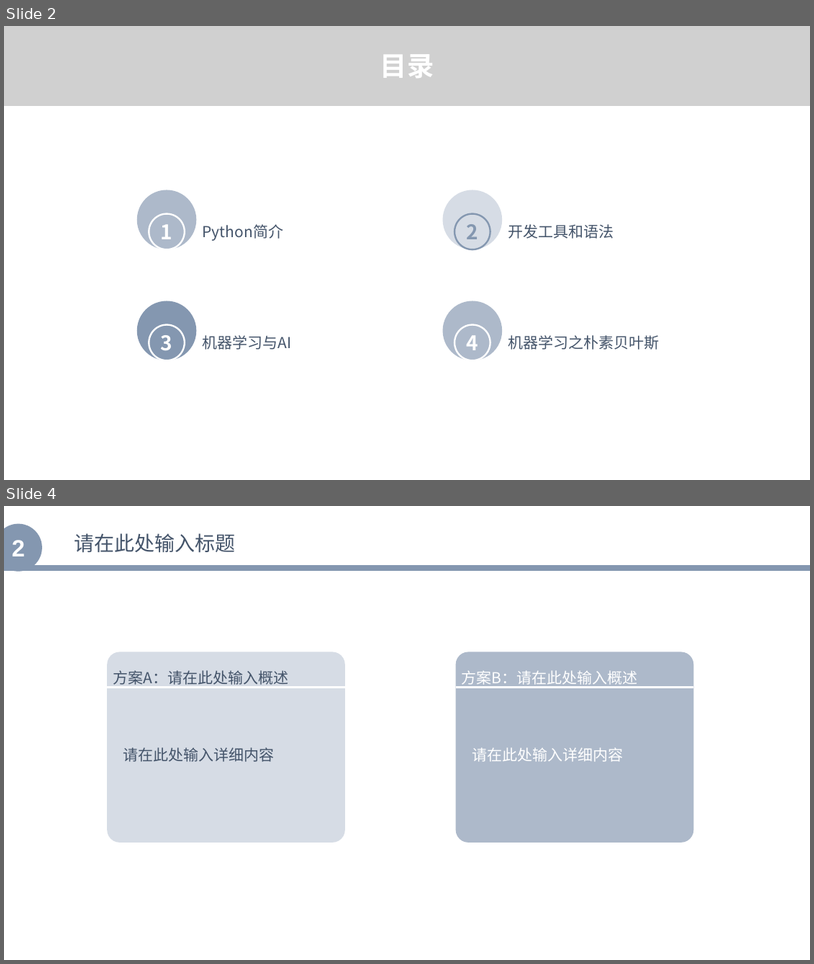
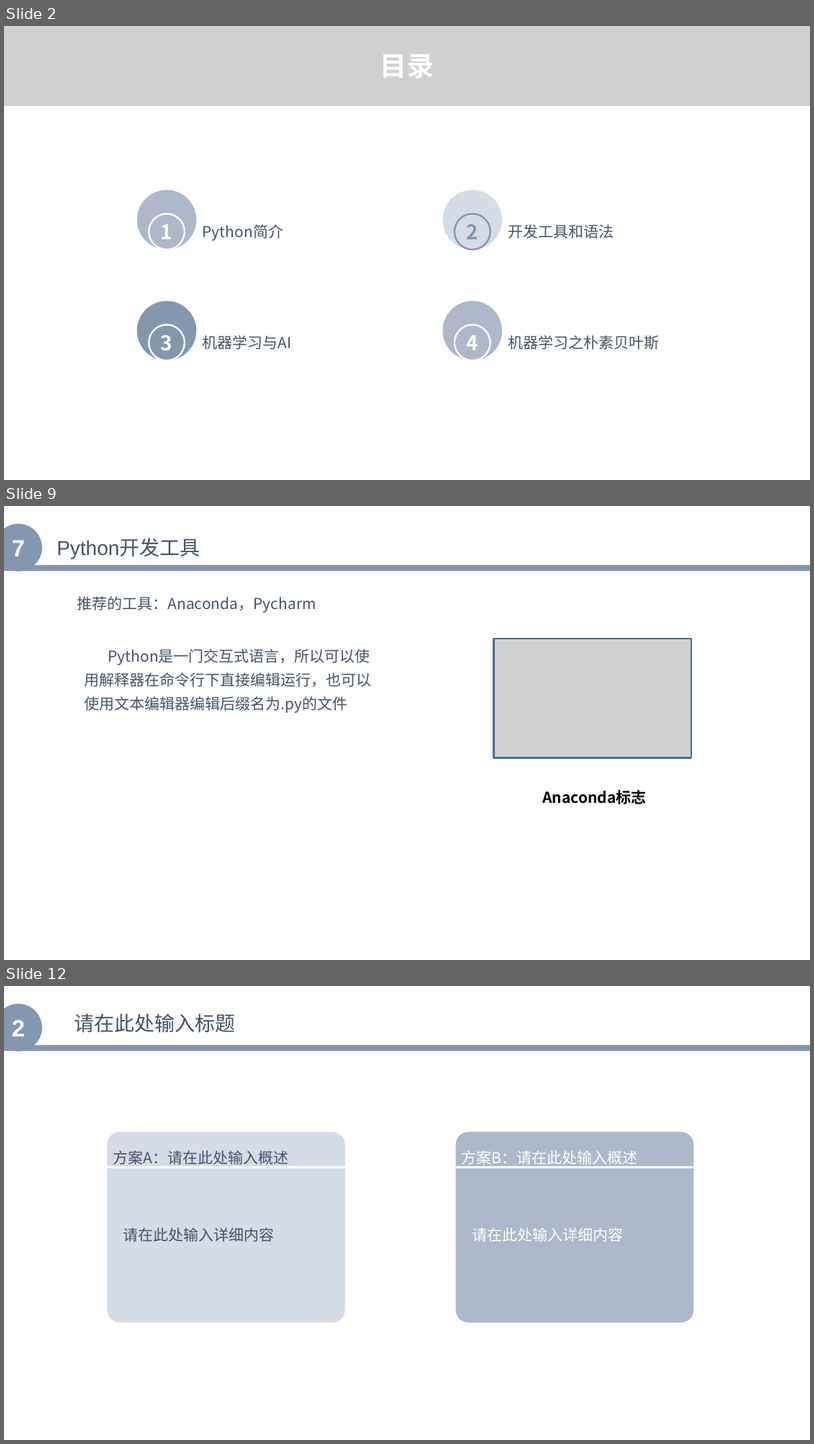
Before and after one commit to zhenglibins/python, a slide deck: python资料/Python与机器学习入门.pptx. Shown one above the other, each under a label of ours: slides 2 and 4 before the commit, slides 2, 9 and 12 after it; the slides between them are not shown. The pictures are 814x964 and 814x1444 pixels, drawn with LibreOffice and Linux fonts; fonts in the diff are those of the drawing; grey boxes stand for pictures. Boxes give left, top, right and bottom in pixels: in the first picture for what was removed or moved away, otherwise in the second. Text is boxed around its words. In the diff, an @@ line names an element or a change of style, - is before the commit and + after.

```diff
--- a/python资料/Python与机器学习入门.pptx
+++ b/python资料/Python与机器学习入门.pptx
@@ slide 9 added at (4,506,810,960), background #FFFFFF @@
@@ ellipse added at (4,523,42,572), fill #8497B0, 28 pt, text #FFFFFF, bold @@
+7
@@ text added at (57,539,200,559), 24 pt, text #44546A @@
+Python开发工具
@@ line added from (4, 568) to (810, 568), #8497B0 7 pt @@
@@ text added at (77,596,316,613), 18 pt, text #44546A @@
+推荐的工具：Anaconda，Pycharm
@@ text added at (85,649,372,713), 18 pt, text #44546A @@
+Python是一门交互式语言，所以可以使用解释器在命令行下直接编辑运行，也可以使用文本编辑器编辑后缀名为.py的文件
@@ picture added at (494,638,692,758) @@
@@ text added at (543,790,646,804), 18 pt, text #000000, bold @@
+Anaconda标志
@@ what was slide 4 is now slide 12 @@
```
Also in this commit, not shown: 8 other slides added, 1 slide removed, 1 other file.
